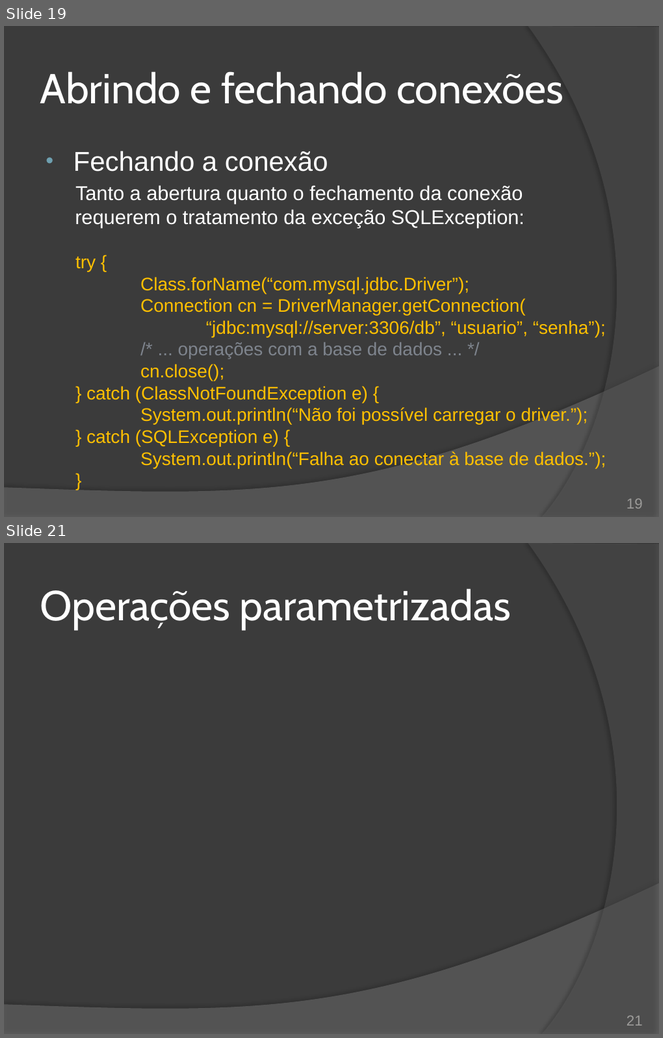
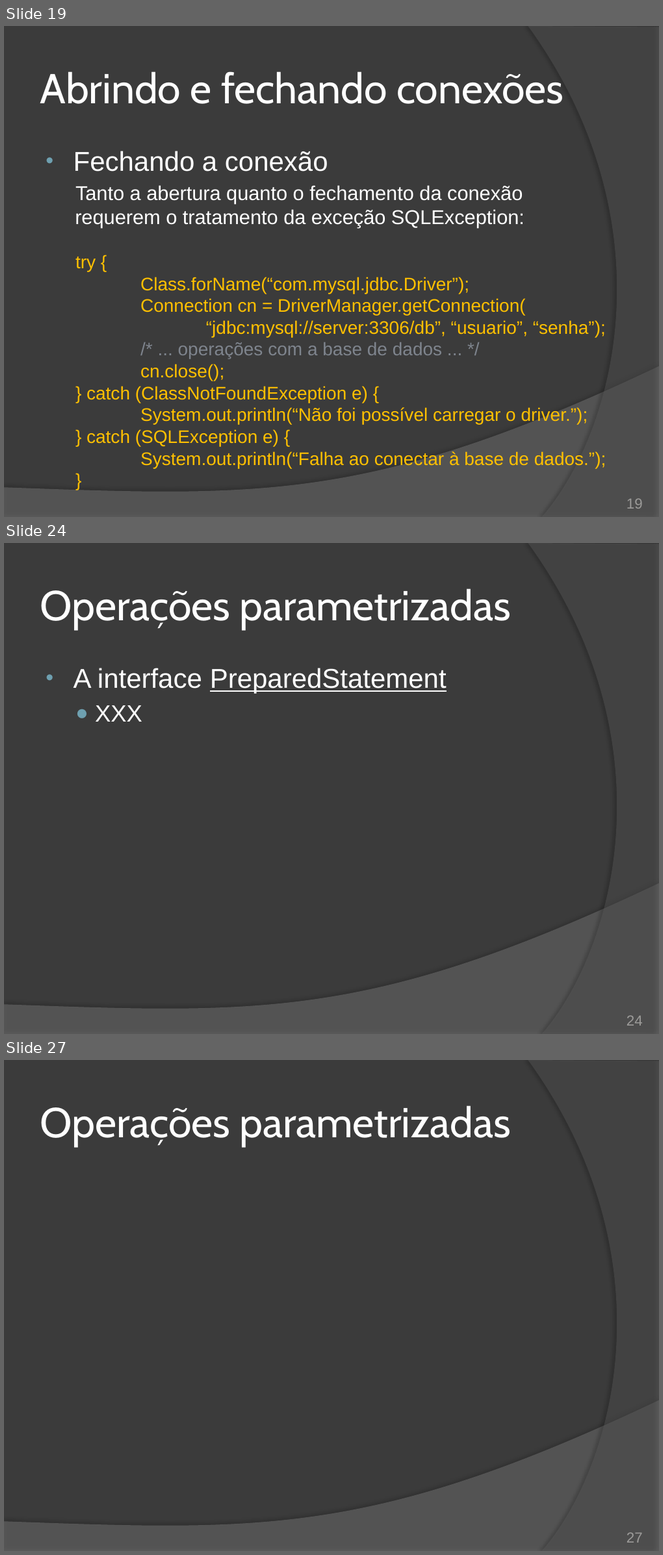
Before and after one commit to duchesqui/slzvieira-training, a slide deck: 2-Java-Programmer-Modulo-II/19.Capitulo11.pptx. Shown one above the other, each under a label of ours: slides 19 and 21 before the commit, slides 19, 24 and 27 after it; the slides between them are not shown. The pictures are 663x1038 and 663x1555 pixels, drawn with LibreOffice and Linux fonts; fonts in the diff are those of the drawing. Boxes give left, top, right and bottom in pixels: in the first picture for what was removed or moved away, otherwise in the second. Text is boxed around its words. In the diff, an @@ line names an element or a change of style, - is before the commit and + after.

Commit message:
JDBC: Statement e PreparedStatement

```diff
--- a/2-Java-Programmer-Modulo-II/19.Capitulo11.pptx
+++ b/2-Java-Programmer-Modulo-II/19.Capitulo11.pptx
@@ slide 24 added at [4, 543, 659, 1034], background #3B3B3B; not listed: 2 template elements that a slide beside it also shows @@
@@ title added at [40, 589, 510, 629], 46 pt, text #FFFFFF @@
+Operações parametrizadas
@@ text added at [74, 668, 447, 722], 30 pt, text #FFFFFF, underline @@
+• A interface PreparedStatement
+  ● XXX
@@ page number added at [627, 1016, 643, 1026], 16 pt, text #9D9B9A @@
+24
@@ what was slide 21 is now slide 27 @@
@@ page number at [627, 1533, 643, 1543]: text changed @@
-21
+27
```
Also in this commit, not shown: 2 slides changed, 5 other slides added.
